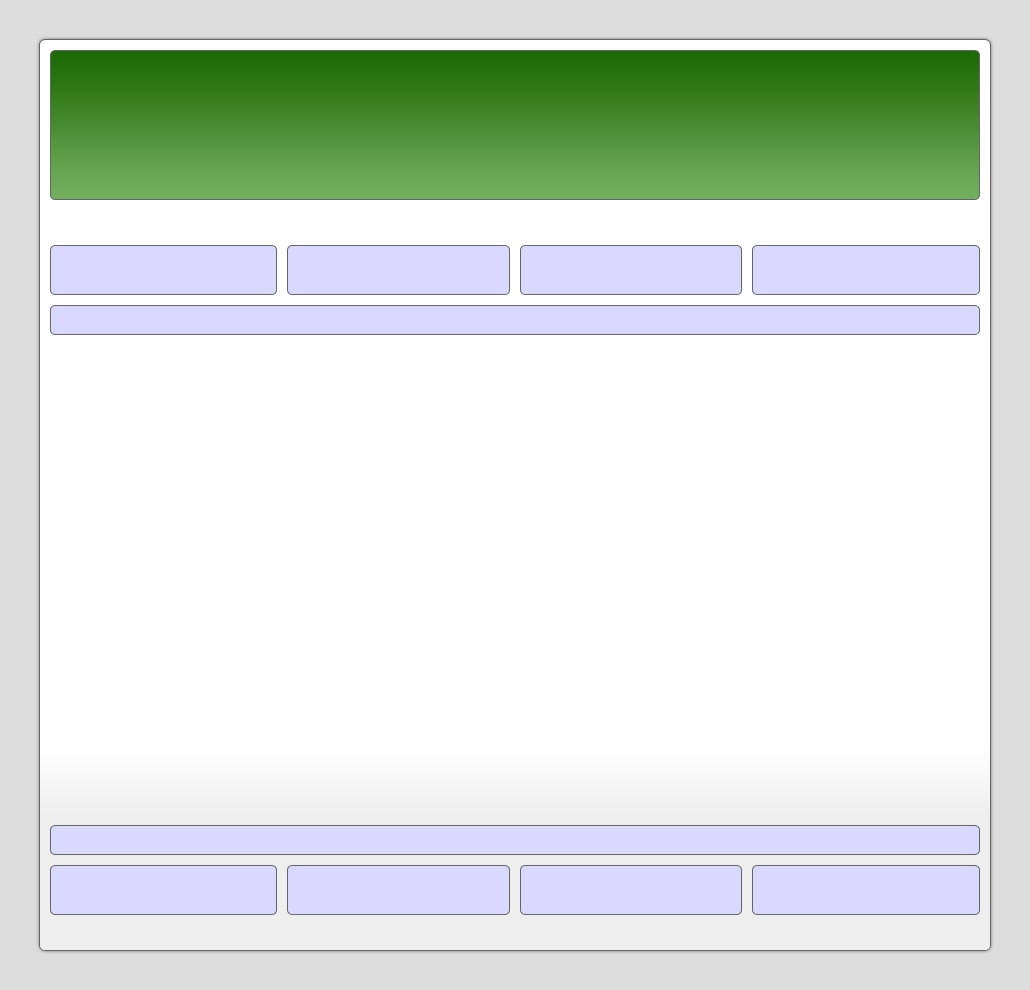
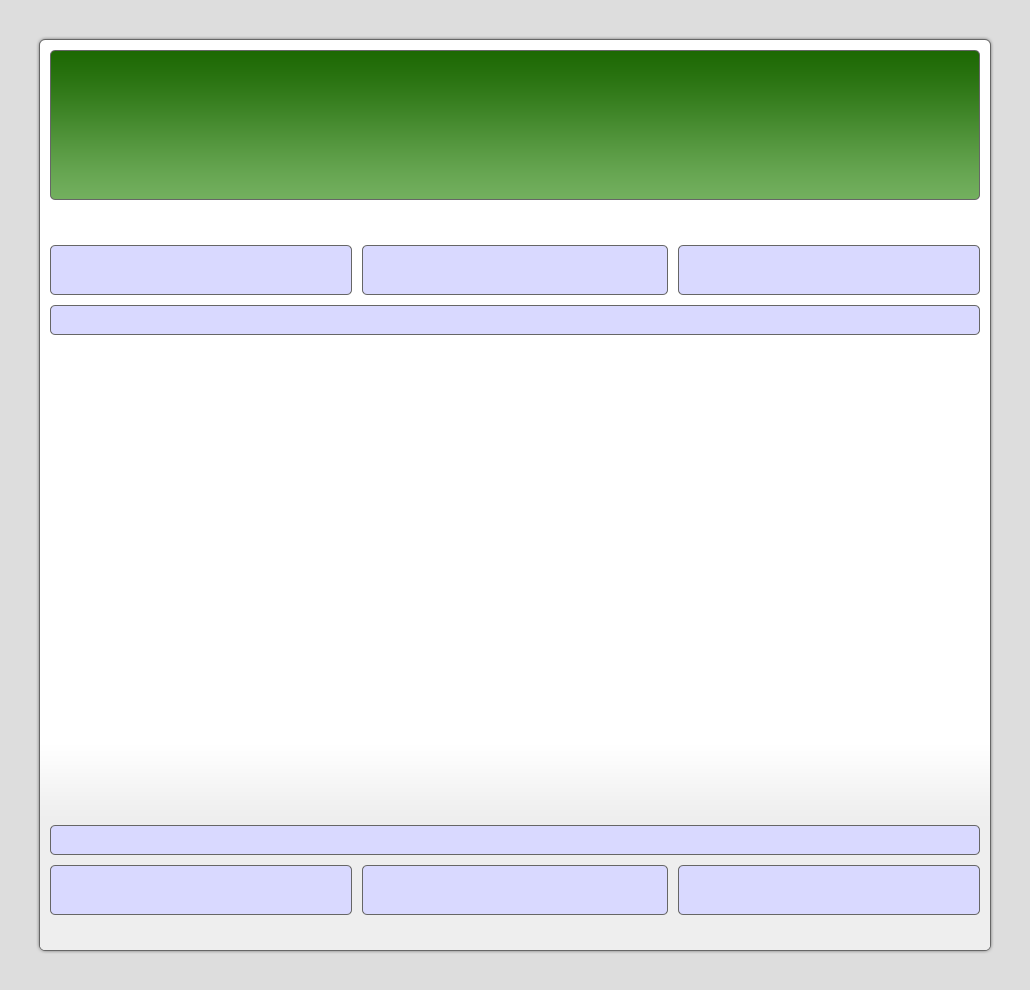
Comparing the layer stacks of the two 1030 x 990 images. Changes:
painted on "header / footer widgets" over (272, 245, 757, 915)
